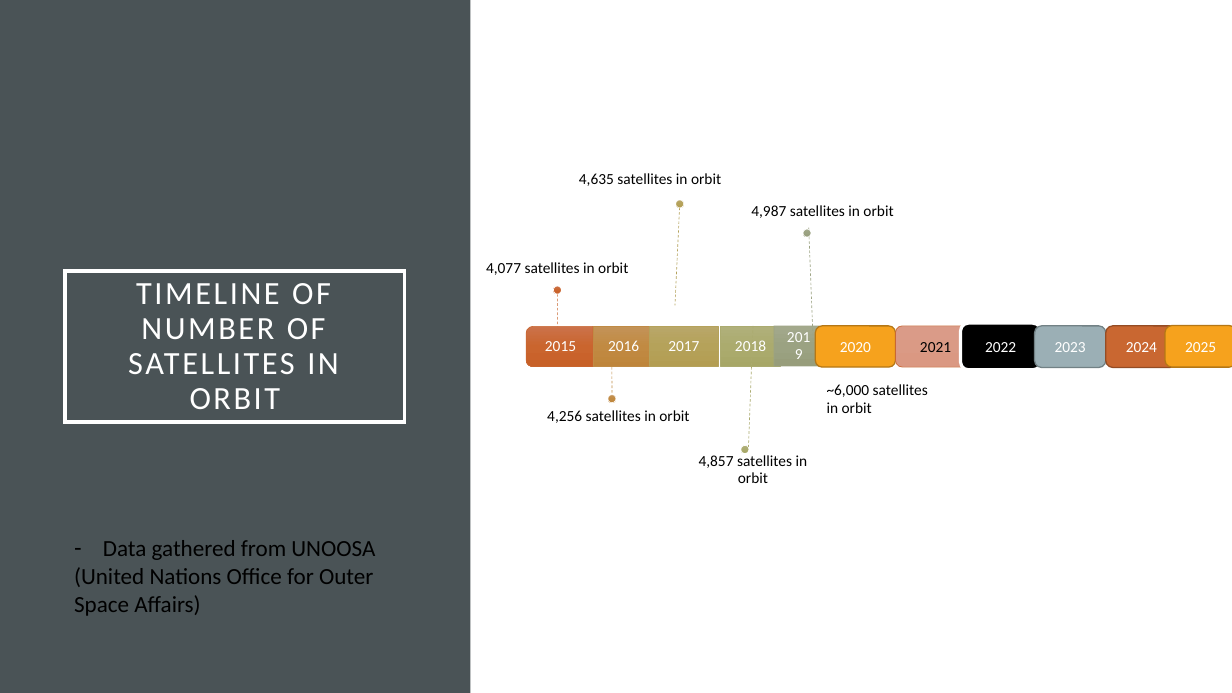
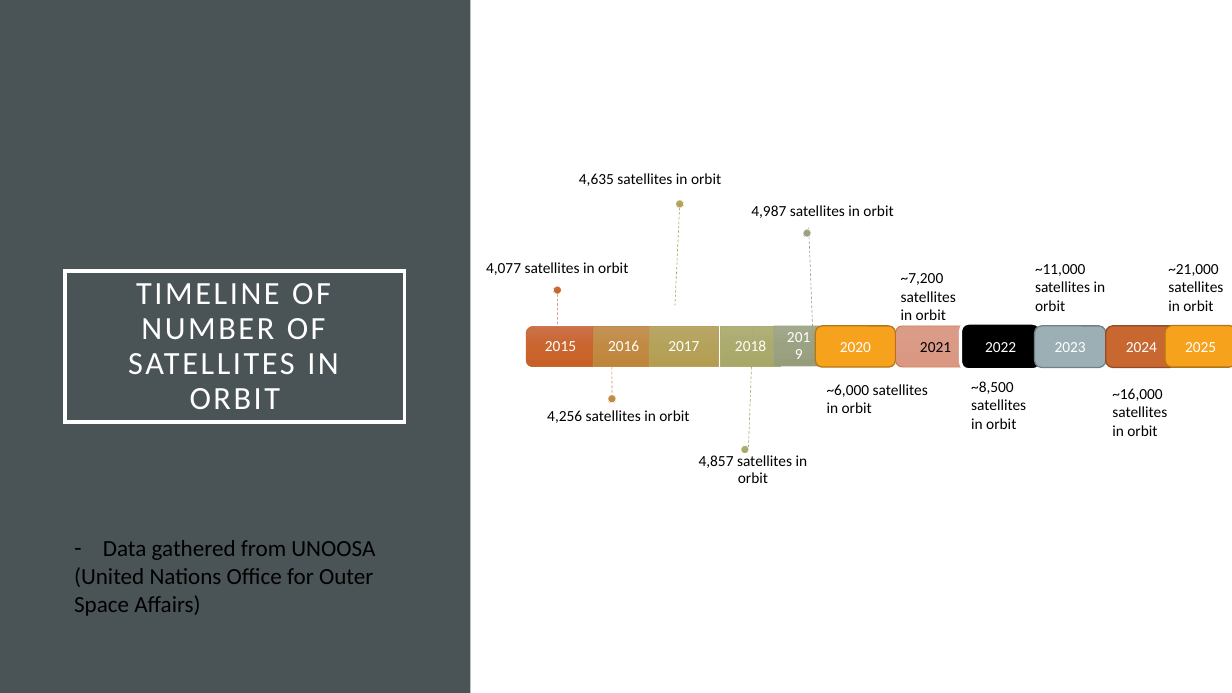
Before and after one commit to colinh14/Project-Presentation, a slide deck: slide 3 of Predictive Space Resiliency - Huntley.pptx. Drawn at 1232x693 pixels with LibreOffice and Linux fonts; fonts in the diff are those of the drawing. Boxes give left, top, right and bottom in pixels: in the first picture for what was removed or moved away, otherwise in the second. Text is boxed around its words. In the diff, an @@ line names an element or a change of style, - is before the commit and + after.

Commit message:
Add files via upload
Updated my presentation again because I forgot to add to the timeline.

```diff
--- a/Predictive Space Resiliency - Huntley.pptx
+++ b/Predictive Space Resiliency - Huntley.pptx
@@ text added at [1035,264,1106,311], 12 pt, text #000000 @@
+~11,000 satellites in orbit
@@ text added at [1168,264,1223,311], 12 pt, text #000000 @@
+~21,000 satellites in orbit
@@ text added at [901,273,956,320], 12 pt, text #000000 @@
+~7,200 satellites in orbit
@@ text added at [971,381,1026,429], 12 pt, text #000000 @@
+~8,500 satellites in orbit
@@ text added at [1112,388,1167,436], 12 pt, text #000000 @@
+~16,000 satellites in orbit
```
